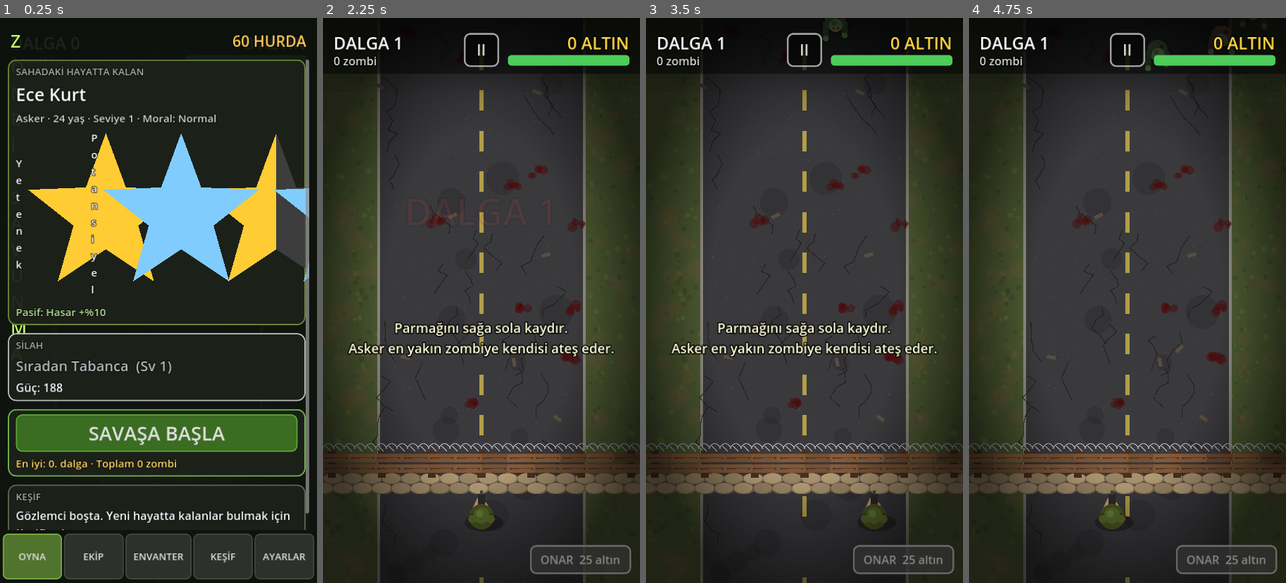
Above: before the commit, frames 1-4 (left to right).
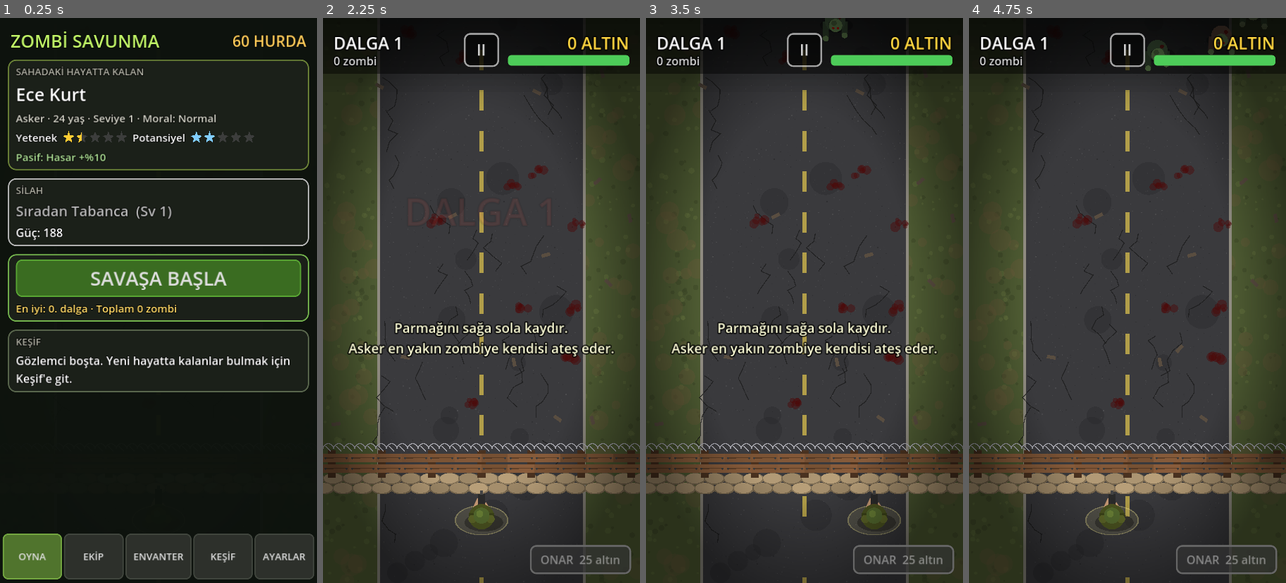
Above: after the commit, the same moments.

Repository: malisah61/zombi-savunma
Game: Godot game, scene res://oyun.tscn
The game is run twice, just before and just after one commit, with the same random seed, the same clock (stepped at 60 frames per second) and the same inputs.
Inputs (mouse positions are in pixels of both pictures, inside the frame that each line leads up to):
- Up to frame 1 (0.25 s): no input
- Up to frame 2 (2.25 s): click "SAVAŞA BAŞLA" at 0.5 s; click "II" at 1.25 s; click "DEVAM" at 2 s
- Up to frame 3 (3.5 s): tap Enter at 2.75 s; move the mouse to (874, 272) at 2.77 s; hold Right (ui_right) from 2.78 s (still down); click (874, 272) at 2.92 s
- Up to frame 4 (4.75 s): release Right (ui_right) at 3.5 s; drag from (1064, 328) to (1111, 413) at 3.52 s; move the mouse to (1159, 176) at 4.27 s; hold Right (ui_right) from 4.28 s (still down)

The runs differ from the first frame. In frame 1, 32% of the frame differs, in the area x 2-98%, y 2-91%; in frame 2, 0.7%; in frame 3, 0.7%; in frame 4, 0.7%.

Commit message:
Menü yazı kaydırma düzeltmesi, menüde oyun bilgisi gizlendi, asker halkası, daha yumuşak vinyet
Co-Authored-By: Claude Opus 5.5 <noreply@anthropic.com>
Claude-Session: https://claude.ai/code/session_01YPoiBXdns49t1yMi9hBNLc

Diff:
--- a/betikler/kahraman.gd
+++ b/betikler/kahraman.gd
@@ -69,6 +69,10 @@
 
 
 func _draw() -> void:
+	# oyuncunun askerini kolay görmesi için ayak altında hafif ışık halkası
+	draw_set_transform(Vector2(0, 6), 0.0, Vector2(1.35, 0.75))
+	draw_circle(Vector2.ZERO, 34, Color(1.0, 0.95, 0.6, 0.12))
+	draw_arc(Vector2.ZERO, 34, 0.0, TAU, 32, Color(1.0, 0.95, 0.6, 0.35), 2.0)
 	# gölge
 	draw_set_transform(Vector2(4, 10), 0.0, Vector2(1.3, 0.6))
 	draw_circle(Vector2.ZERO, 26, Color(0, 0, 0, 0.3))
--- a/betikler/menu.gd
+++ b/betikler/menu.gd
@@ -34,7 +34,7 @@
 		_ust_bosluk += guvenli.position.y * get_viewport().get_visible_rect().size.y / pencere.y
 
 	var arka := ColorRect.new()
-	arka.color = Color(0.05, 0.07, 0.05, 0.93)
+	arka.color = Color(0.05, 0.07, 0.05, 0.97)
 	add_child(arka)
 	arka.set_anchors_and_offsets_preset(Control.PRESET_FULL_RECT)
 
@@ -127,9 +127,23 @@
 	l.add_theme_color_override("font_color", renk)
 	l.add_theme_color_override("font_outline_color", Color(0, 0, 0, 0.8))
 	l.add_theme_constant_override("outline_size", 6)
-	l.autowrap_mode = TextServer.AUTOWRAP_WORD_SMART
+	l.autowrap_mode = TextServer.AUTOWRAP_OFF
 	l.mouse_filter = Control.MOUSE_FILTER_IGNORE
 	return l
+
+
+## Dikey kutulardaki yazılar satır kaydırır; yan yana dizilen (satır) yazılar kaydırmaz,
+## yoksa dar alanda harf harf alt alta kırılırlar.
+func _etiketleri_duzenle(n: Node) -> void:
+	for c in n.get_children():
+		if c is Label:
+			var l := c as Label
+			if n is VBoxContainer:
+				l.autowrap_mode = TextServer.AUTOWRAP_WORD_SMART
+				l.size_flags_horizontal = Control.SIZE_EXPAND_FILL
+			else:
+				l.autowrap_mode = TextServer.AUTOWRAP_OFF
+		_etiketleri_duzenle(c)
 
 
 func _stil(renk: Color, kenar: Color, yaricap: int = 16, kenar_kalinlik: int = 3) -> StyleBoxFlat:
@@ -263,6 +277,7 @@
 		2: _envanter_sekmesi()
 		3: _kesif_sekmesi()
 		4: _ayarlar_sekmesi()
+	_etiketleri_duzenle(_icerik)
 	_kaydirma.scroll_vertical = 0
 
 
--- a/betikler/oyun.gd
+++ b/betikler/oyun.gd
@@ -132,6 +132,7 @@
 	barikat.max_can = float(st["barikat_max"])
 	barikat.can = barikat.max_can
 	_arayuz_guncelle()
+	arayuz.visible = false
 	menu.goster()
 
 	for a in OS.get_cmdline_user_args():
@@ -153,8 +154,8 @@
 	var vinyet := TextureRect.new()
 	var g := Gradient.new()
 	g.set_color(0, Color(0, 0, 0, 0))
-	g.set_color(1, Color(0, 0, 0, 0.6))
-	g.set_offset(0, 0.55)
+	g.set_color(1, Color(0, 0, 0, 0.45))
+	g.set_offset(0, 0.62)
 	var dok := GradientTexture2D.new()
 	dok.gradient = g
 	dok.fill = GradientTexture2D.FILL_RADIAL
@@ -247,6 +248,7 @@
 	oldurme = 0
 	_kosu_odullendi = false
 	menu.gizle()
+	arayuz.visible = true
 	arayuz.oyun_basladi()
 	arayuz.bitis_gizle()
 	if int(profil.veri["istatistik"]["kosu"]) < 3:
@@ -301,6 +303,7 @@
 	durum = Durum.MENU
 	arayuz.bitis_gizle()
 	_arayuz_guncelle()
+	arayuz.visible = false
 	menu.goster()
 
 
--- a/betikler/yildiz.gd
+++ b/betikler/yildiz.gd
@@ -9,6 +9,8 @@
 
 func _init() -> void:
 	custom_minimum_size = Vector2(150, 30)
+	size_flags_vertical = Control.SIZE_SHRINK_CENTER
+	size_flags_horizontal = Control.SIZE_SHRINK_BEGIN
 	mouse_filter = Control.MOUSE_FILTER_IGNORE
 
 
